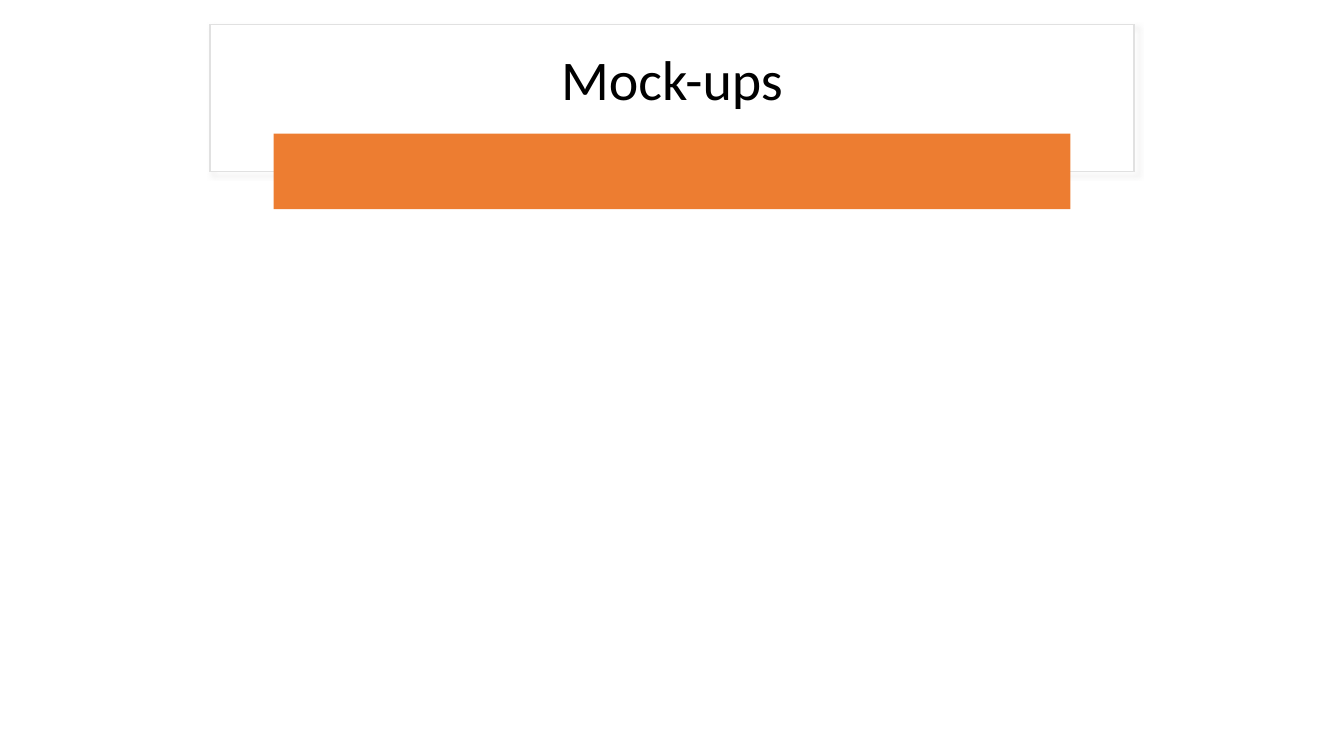
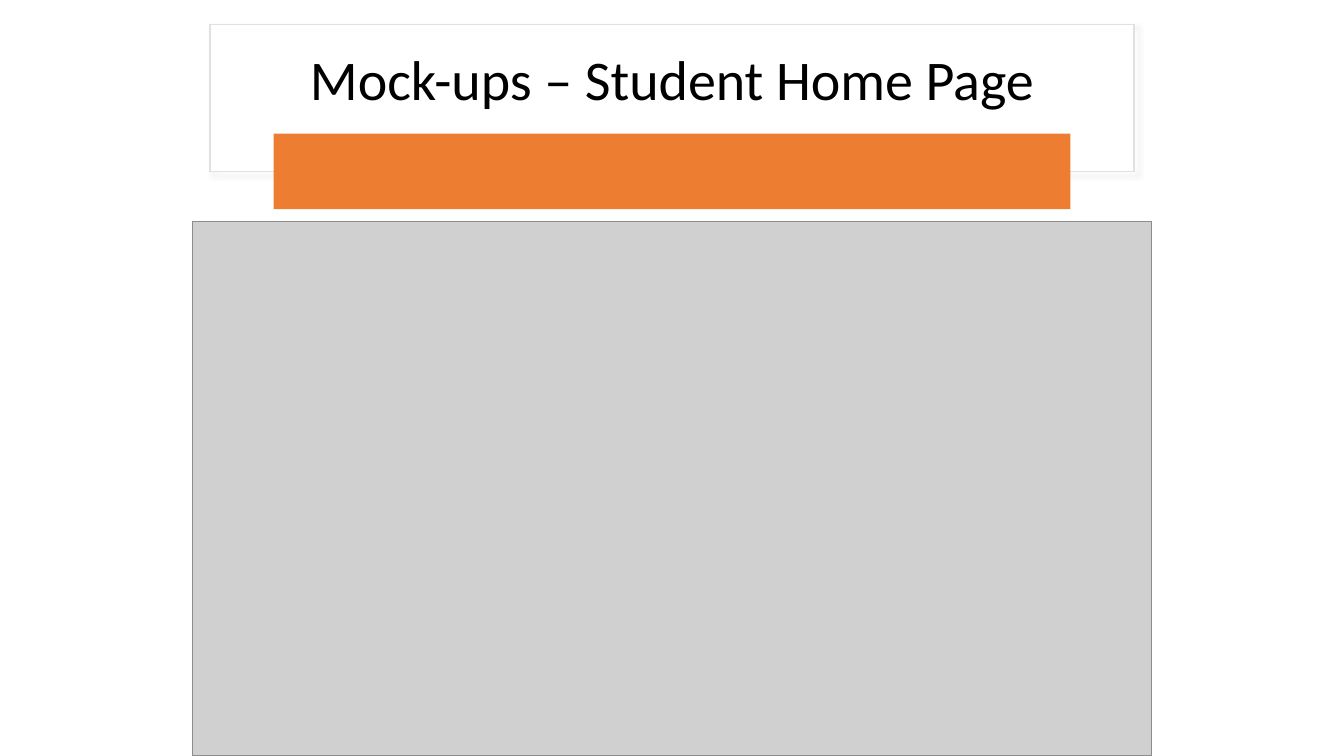
Before and after one commit to rlennon/ConnachtUni, a slide deck: slide 20 of documentation/Demonstrations/Connacht_University_TeamDC.pptx. Drawn at 1344x756 pixels with LibreOffice and Linux fonts; fonts in the diff are those of the drawing; grey boxes stand for pictures. Boxes give left, top, right and bottom in pixels: in the first picture for what was removed or moved away, otherwise in the second. Text is boxed around its words. In the diff, an @@ line names an element or a change of style, - is before the commit and + after.

```diff
--- a/documentation/Demonstrations/Connacht_University_TeamDC.pptx
+++ b/documentation/Demonstrations/Connacht_University_TeamDC.pptx
@@ title at [310, 61, 1034, 110]: text changed @@
-Mock-ups
+Mock-ups – Student Home Page
@@ picture added at [193, 221, 1152, 756] @@
```
Also in this commit, not shown: 3 other slides changed.
